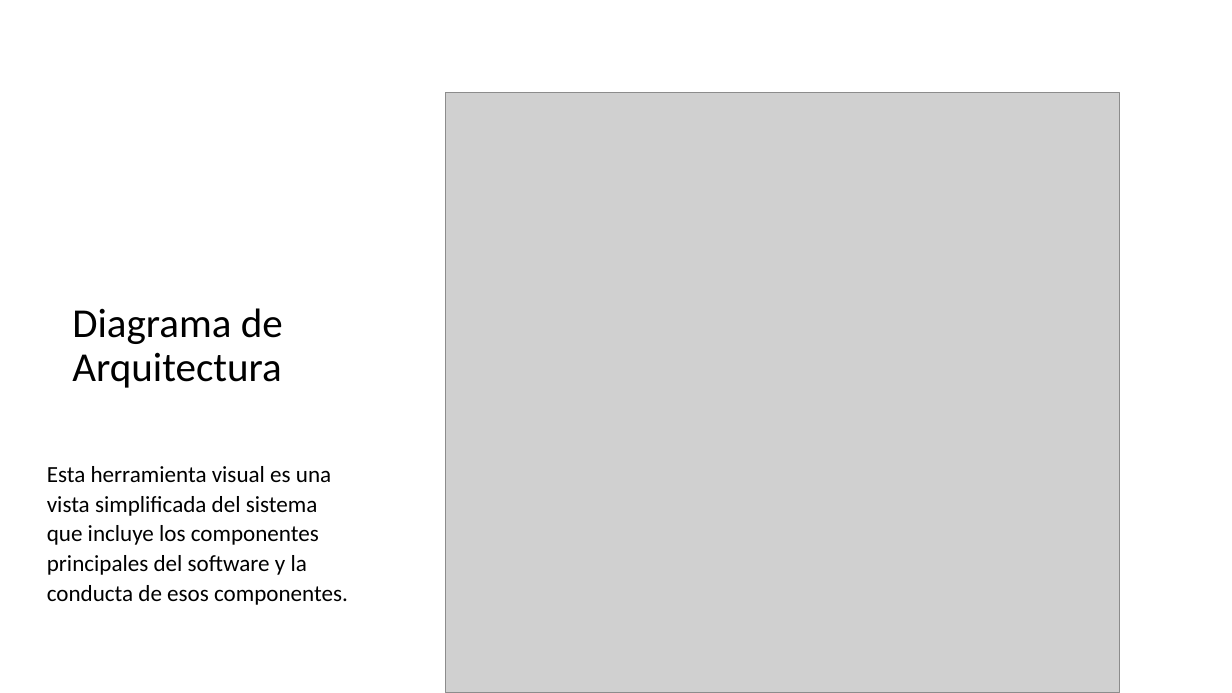
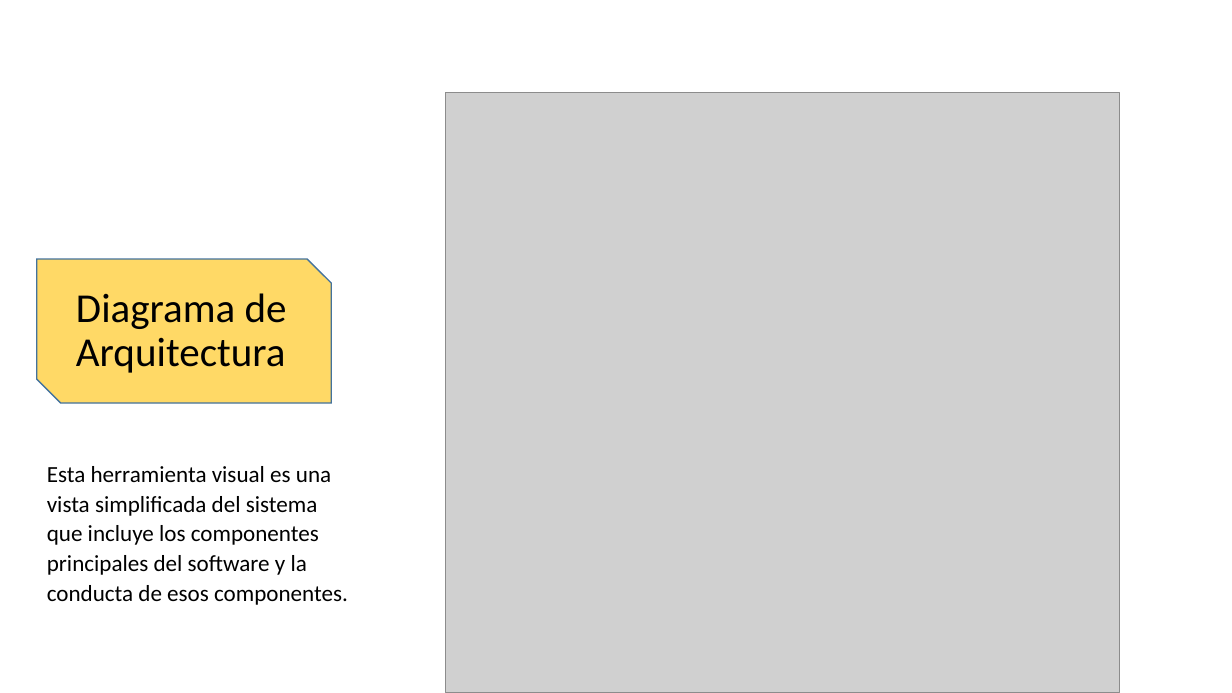
Before and after one commit to hugoaraya/Portafolio_2.0, a slide deck: slide 5 of Evidencias Documentales/Presentacion/Presentación-Portafolio-Proyecto_Hostal_2018 .pptx (slide 12 before the commit). Drawn at 1232x693 pixels with LibreOffice and Linux fonts; fonts in the diff are those of the drawing; grey boxes stand for pictures; background and template pictures are left out. Boxes give left, top, right and bottom in pixels: in the first picture for what was removed or moved away, otherwise in the second. Text is boxed around its words. In the diff, an @@ line names an element or a change of style, - is before the commit and + after.

```diff
--- a/Evidencias Documentales/Presentacion/Presentación-Portafolio-Proyecto_Hostal_2018 .pptx
+++ b/Evidencias Documentales/Presentacion/Presentación-Portafolio-Proyecto_Hostal_2018 .pptx
@@ snip diag rect added at (37, 259, 332, 403), fill #FFD966, outline #43739E 1 pt @@
@@ text "Diagrama de Arquitectura": place and size @@
-text "Diagrama de Arquitectura" at (72, 308, 283, 388)
+text "Diagrama de Arquitectura" at (76, 293, 287, 373)
```
Also in this commit, not shown: 3 other slides changed, 3 slides added, 3 slides removed, 2 other files.
